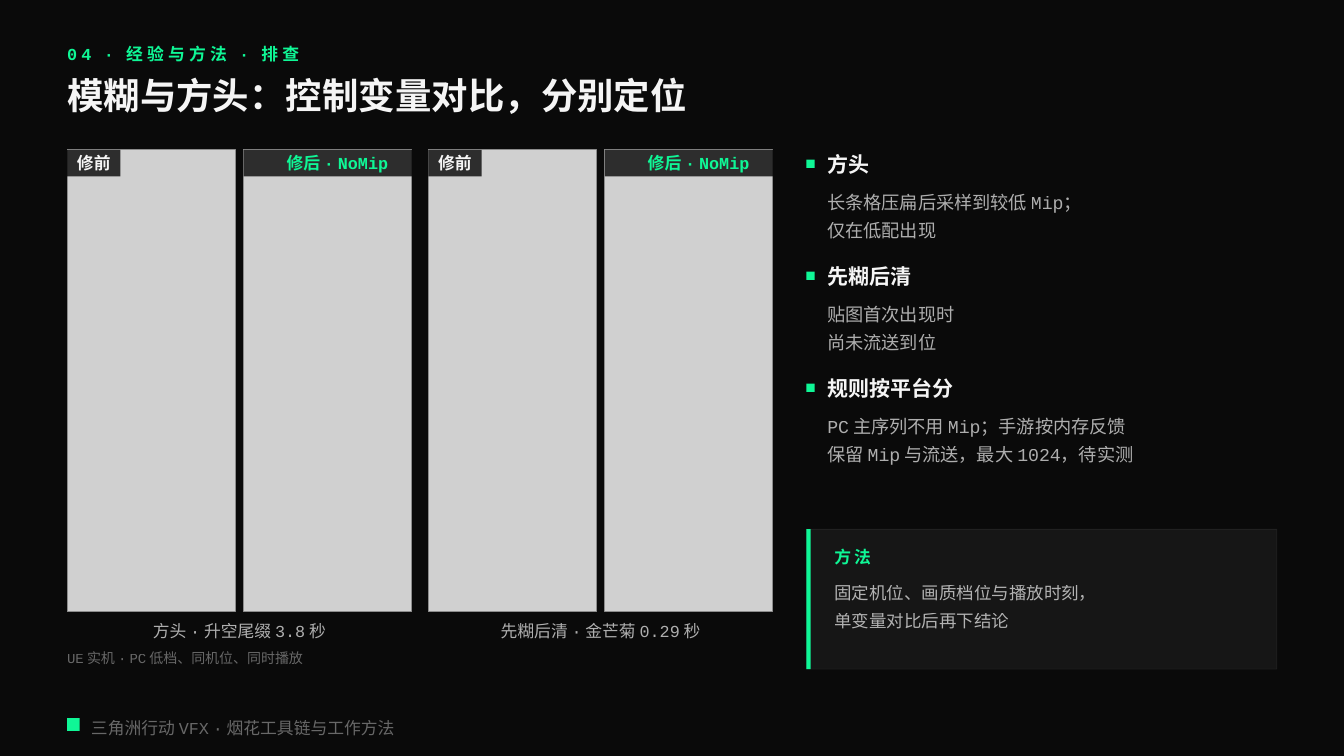
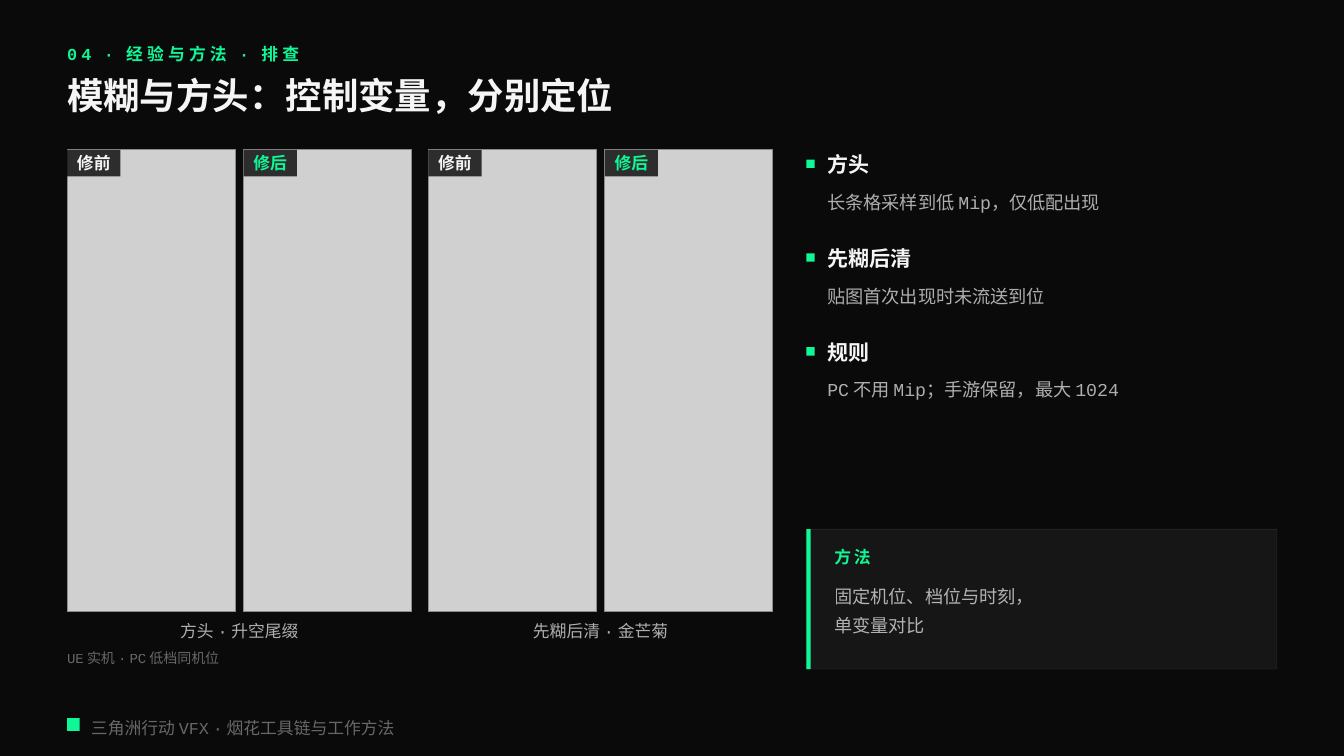
Before and after one commit to loccmaiii-lang/FireWorksLab, a slide deck: slide 20 of 协作/提示词/分享PPT交接_2026-10-29/第三版交付/烟花秀AI全流程_第三版.pptx. Drawn at 1344x756 pixels with LibreOffice and Linux fonts; fonts in the diff are those of the drawing; grey boxes stand for pictures. Boxes give left, top, right and bottom in pixels: in the first picture for what was removed or moved away, otherwise in the second. Text is boxed around its words. In the diff, an @@ line names an element or a change of style, - is before the commit and + after.

```diff
--- a/协作/提示词/分享PPT交接_2026-10-29/第三版交付/烟花秀AI全流程_第三版.pptx
+++ b/协作/提示词/分享PPT交接_2026-10-29/第三版交付/烟花秀AI全流程_第三版.pptx
@@ text at (x1=67, y1=77, x2=613, y2=114): text changed @@
-模糊与方头：控制变量对比，分别定位
+模糊与方头：控制变量，分别定位
@@ rectangle resized from (x1=244, y1=150, x2=432, y2=176) to (x1=244, y1=150, x2=297, y2=176) @@
@@ text at (x1=253, y1=155, x2=287, y2=171): text changed @@
-修后 · NoMip
+修后
@@ rectangle resized from (x1=605, y1=150, x2=792, y2=176) to (x1=605, y1=150, x2=658, y2=176) @@
@@ text at (x1=615, y1=155, x2=649, y2=171): text changed @@
-修后 · NoMip
+修后
@@ text at (x1=827, y1=193, x2=1100, y2=213): text changed @@
-长条格压扁后采样到较低 Mip；
-仅在低配出现
+长条格采样到低 Mip，仅低配出现
@@ rectangle moved from (x1=807, y1=271, x2=815, y2=279) to (x1=807, y1=253, x2=815, y2=261) @@
@@ text "先糊后清" moved from (x1=827, y1=266, x2=911, y2=286) to (x1=827, y1=248, x2=911, y2=268) @@
@@ text at (x1=827, y1=287, x2=1045, y2=305): text changed @@
-贴图首次出现时
-尚未流送到位
+贴图首次出现时未流送到位
@@ rectangle moved from (x1=807, y1=384, x2=815, y2=392) to (x1=807, y1=347, x2=815, y2=355) @@
@@ text at (x1=827, y1=339, x2=869, y2=365): text changed @@
-规则按平台分
+规则
@@ text at (x1=827, y1=382, x2=1119, y2=400): text changed @@
-PC 主序列不用 Mip；手游按内存反馈
-保留 Mip 与流送，最大 1024，待实测
+PC 不用 Mip；手游保留，最大 1024
@@ text at (x1=834, y1=588, x2=1034, y2=634): text changed; size 12.5 to 13 pt @@
-固定机位、画质档位与播放时刻，
-单变量对比后再下结论
+固定机位、档位与时刻，
+单变量对比
@@ text at (x1=180, y1=623, x2=298, y2=638): text changed @@
-方头 · 升空尾缀 3.8 秒
+方头 · 升空尾缀
@@ text at (x1=533, y1=623, x2=668, y2=639): text changed @@
-先糊后清 · 金芒菊 0.29 秒
+先糊后清 · 金芒菊
@@ text at (x1=67, y1=651, x2=219, y2=664): text changed @@
-UE 实机 · PC 低档、同机位、同时播放
+UE 实机 · PC 低档同机位
```
Also in this commit, not shown: 23 other slides changed, 5 other files.
